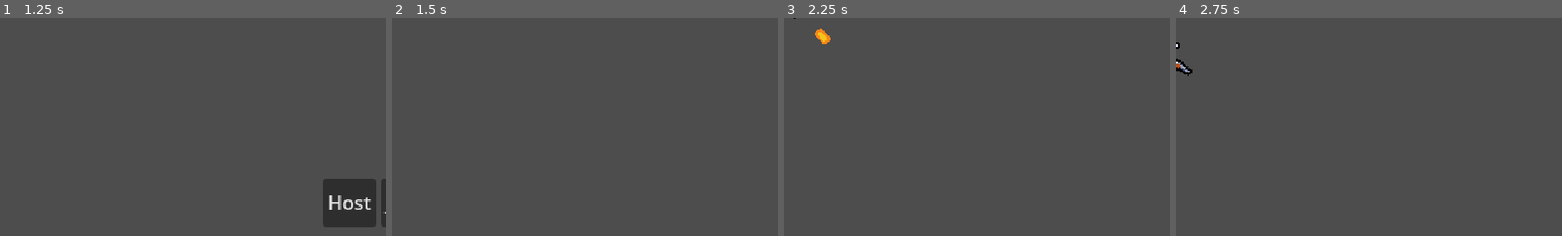
Above: before the commit, frames 1-4 (left to right).
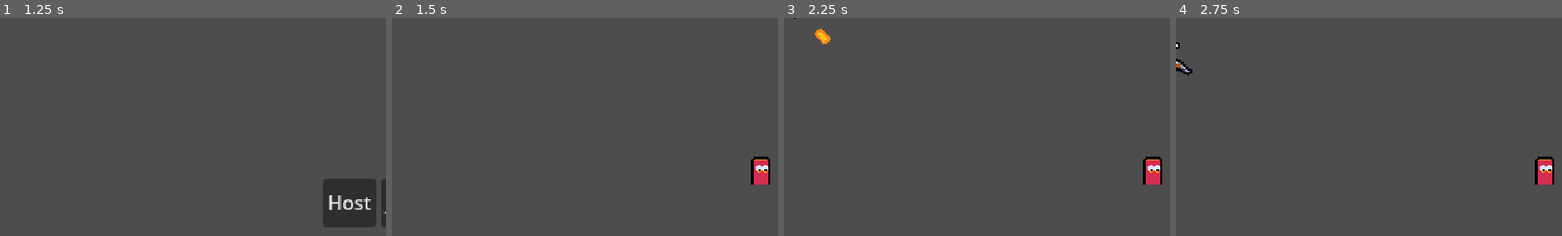
Above: after the commit, the same moments.

Repository: bartoszcholewa/2d-multiplayer-course
Game: Godot game, scene res://ui/main_menu/main_menu.tscn
Same seed, same stepped clock (60 frames per second), same inputs: the game is played once before the commit and once after it.
Inputs (mouse positions are % of the whole screen's width and height, from its top left):
- Up to frame 1 (1.25 s): tap Enter at 0.5 s; move the mouse to (72, 45) at 0.52 s; press the mouse at (72, 45) at 0.53 s; hold D (move_right) from 0.53 s (still down)
- Up to frame 2 (1.5 s): release D (move_right) at 1.25 s; release the mouse at (72, 45) at 1.25 s; click "Host" at 1.25 s
- Up to frame 3 (2.25 s): tap Space at 2 s; move the mouse to (30, 55) at 2.02 s; hold S (move_down) from 2.03 s (still down); click (30, 55) at 2.1 s
- Up to frame 4 (2.75 s): keep holding S (move_down)
The pictures show only the part of the screen within x 2-51%, y 8-58%; the shares and areas given below are measured in that part.

Frame 1 is identical in both runs. In frame 2, 0.6% of the frame differs, in the area x 92-98%, y 63-77%; in frame 3, 0.6%; in frame 4, 0.6%.

Commit message:
Lesson 16 - Enemy

Diff:
--- /dev/null
+++ b/entities/enemy/enemy.tscn
@@ -0,0 +1,17 @@
+[gd_scene load_steps=3 format=3 uid="uid://c7u2ej7yguwy6"]
+
+[ext_resource type="Texture2D" uid="uid://fyfeolf3qari" path="res://entities/enemy/enemy_medium.png" id="1_ksmh7"]
+
+[sub_resource type="CircleShape2D" id="CircleShape2D_ksmh7"]
+radius = 4.0
+
+[node name="Enemy" type="CharacterBody2D"]
+
+[node name="Sprite2D" type="Sprite2D" parent="."]
+texture = ExtResource("1_ksmh7")
+centered = false
+offset = Vector2(-8, -23)
+
+[node name="CollisionShape2D" type="CollisionShape2D" parent="."]
+position = Vector2(0, -4)
+shape = SubResource("CircleShape2D_ksmh7")
--- a/main.tscn
+++ b/main.tscn
@@ -1,6 +1,7 @@
-[gd_scene load_steps=2 format=3 uid="uid://ej1u6umes6d5"]
+[gd_scene load_steps=3 format=3 uid="uid://ej1u6umes6d5"]
 
 [ext_resource type="Script" uid="uid://b0d7g7wvmcnn2" path="res://main.gd" id="1_ig7tw"]
+[ext_resource type="PackedScene" uid="uid://c7u2ej7yguwy6" path="res://entities/enemy/enemy.tscn" id="2_0xm2m"]
 
 [node name="Main" type="Node"]
 script = ExtResource("1_ig7tw")
@@ -8,3 +9,6 @@
 [node name="MultiplayerSpawner" type="MultiplayerSpawner" parent="."]
 _spawnable_scenes = PackedStringArray("uid://ci3xnymrb32hv")
 spawn_path = NodePath("..")
+
+[node name="Enemy" parent="." instance=ExtResource("2_0xm2m")]
+position = Vector2(314, 165)
Binary file added: entities/enemy/enemy_medium.png
Not shown, added: entities/enemy/enemy_medium.png.import
